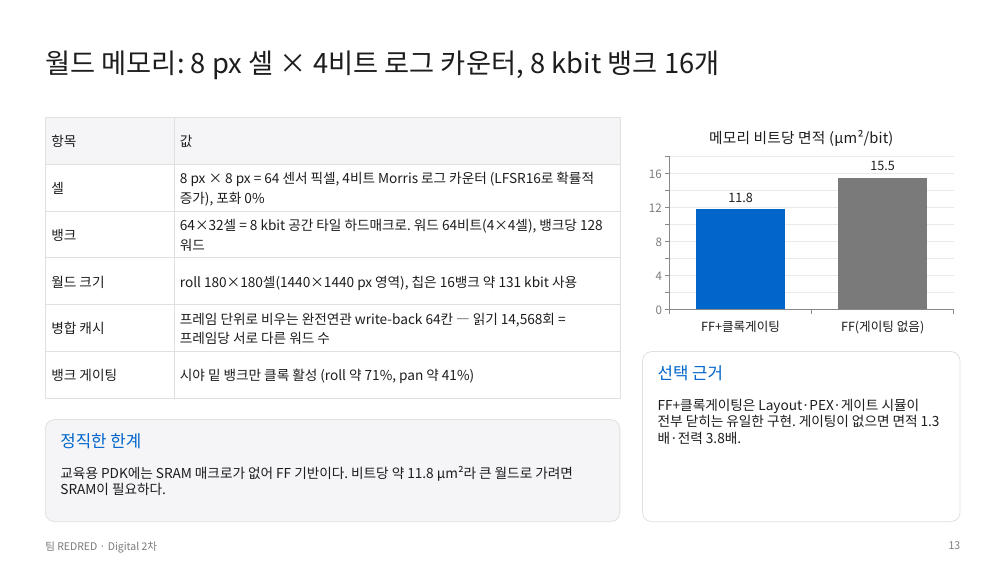
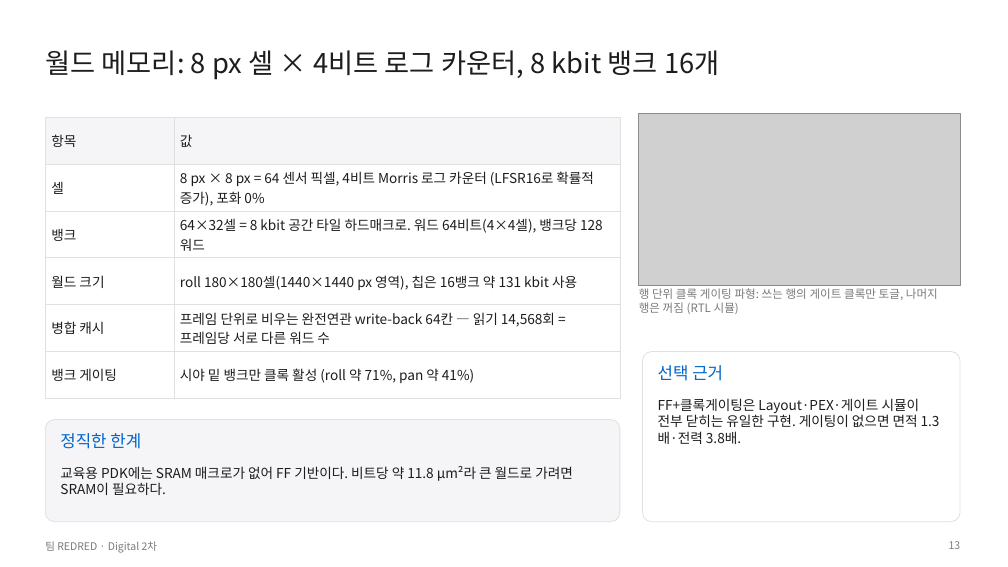
Before and after one commit to GangHeeJo/AI-SEMI, a slide deck: slide 13 of submission/REDRED_2차_발표자료_칩S.pptx. Drawn at 1008x567 pixels with LibreOffice and Linux fonts; fonts in the diff are those of the drawing; grey boxes stand for pictures. Boxes give left, top, right and bottom in pixels: in the first picture for what was removed or moved away, otherwise in the second. Text is boxed around its words. In the diff, an @@ line names an element or a change of style, - is before the commit and + after.

```diff
--- a/submission/REDRED_2차_발표자료_칩S.pptx
+++ b/submission/REDRED_2차_발표자료_칩S.pptx
@@ picture added at <box>639,113,960,285</box> @@
@@ column chart removed at <box>643,113,960,340</box> @@
-title "메모리 비트당 면적 (µm²/bit)"
-categories: FF+클록게이팅, FF(게이팅 없음)
-Series 1: 11.8, 15.5
@@ text added at <box>639,288,938,314</box>, 11 pt, text #7A7A7A @@
+행 단위 클록 게이팅 파형: 쓰는 행의 게이트 클록만 토글, 나머지 행은 꺼짐 (RTL 시뮬)
```
Also in this commit, not shown: 1 other slide changed, 2 other files.
